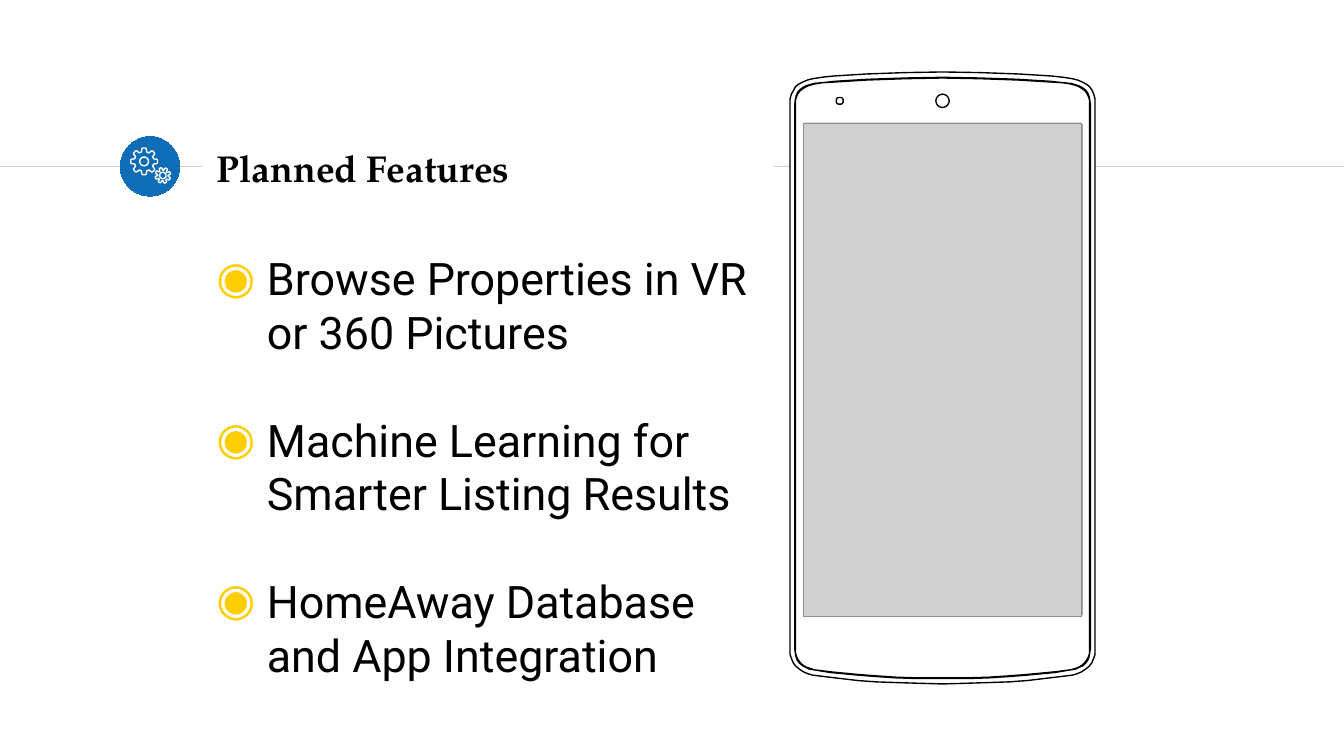
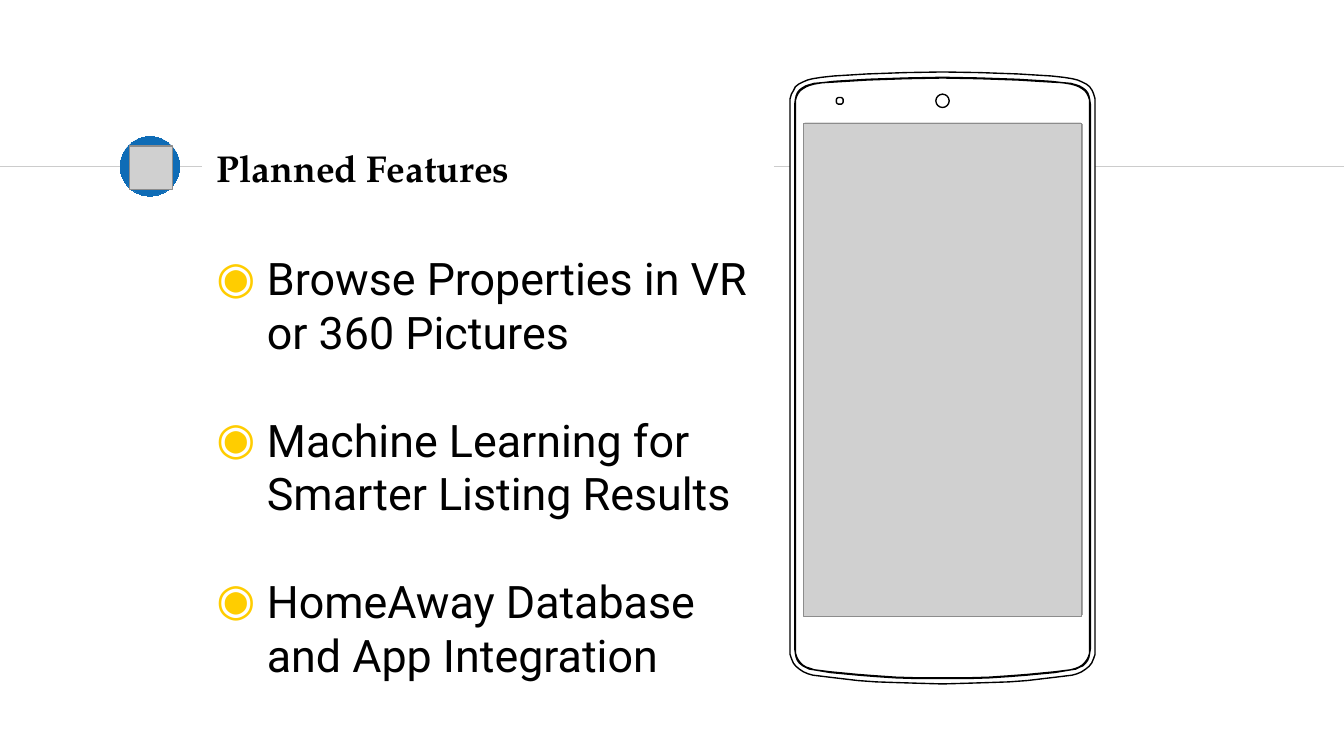
Before and after one commit to kiankris/HomeAwayHackathon, a slide deck: slide 6 of Homeaway Data/HomeAway Hackathon Final.pptx. Drawn at 1344x756 pixels with LibreOffice and Linux fonts; fonts in the diff are those of the drawing; grey boxes stand for pictures; background and template pictures are left out. Boxes give left, top, right and bottom in pixels: in the first picture for what was removed or moved away, otherwise in the second. Text is boxed around its words. In the diff, an @@ line names an element or a change of style, - is before the commit and + after.

```diff
--- a/Homeaway Data/HomeAway Hackathon Final.pptx
+++ b/Homeaway Data/HomeAway Hackathon Final.pptx
@@ picture added at bbox=[129, 146, 172, 190] @@
@@ freeform shape removed at bbox=[130, 148, 157, 175] @@
@@ freeform shape removed at bbox=[156, 168, 171, 183] @@
```
Also in this commit, not shown: 2 other slides changed.
